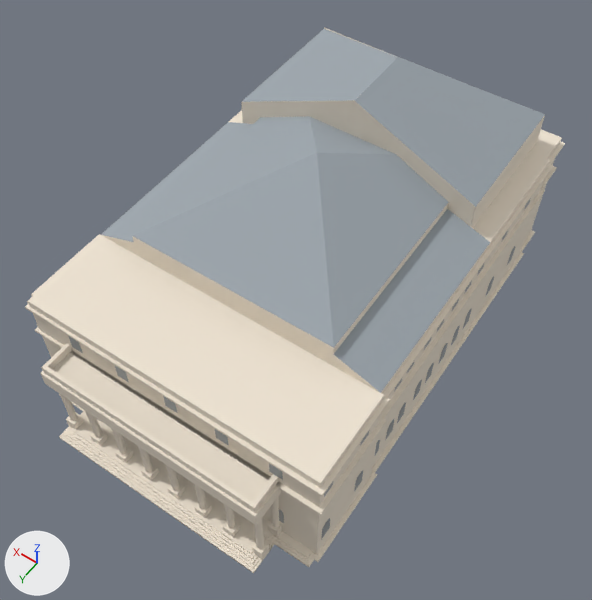
A saved change to the glTF model data/paris/modeles/ol/odeon.glb.
Rendered twice from a 50 mm lens placed at (-34.9, 51.4, 82.8), pointed at (-1.9, 5.1, 10.1). Lighting does not change. The marker at lower left points along +X, +Y and +Z. The older version comes first. Vertices at exactly the same position are counted once.

In view in the first picture: 'roof', 'stone', 'window'.
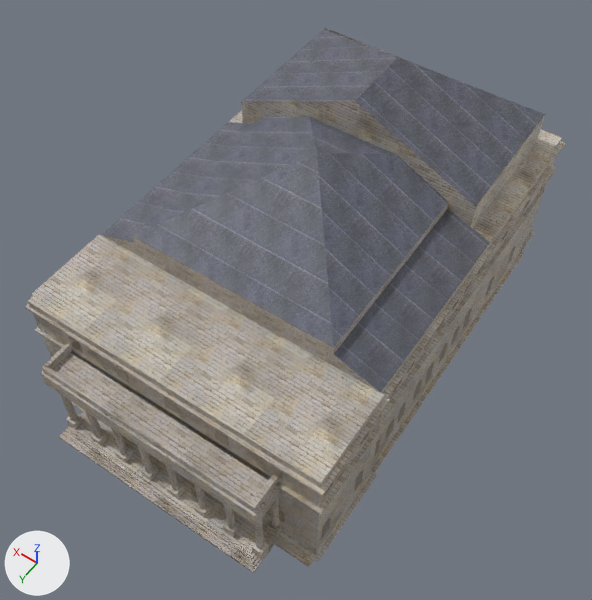
Where the newer file only moved an object's origin or applied its transform, the numbers keep the older frame.

Where the change shows, as pixel boxes (x1, y1, x2, y2) in the pictures (592 x 600 px; the box of a moved part takes in the faces that stretch with it):
'stone', surface changed (pale yellow to grey)
    both: (25, 27, 565, 573)
'roof', surface changed (darker)
    both: (101, 29, 545, 393)
'window', surface changed
    both: (68, 198, 531, 540)
part 1 of me_osm_outline_foundation, moved or reshaped
    both: (25, 38, 543, 515)
part 2 of me_way_338637739_roof, moved or reshaped
    both: (241, 29, 545, 207)

The change, as a list of edits to the scene's bpy script:
```text
Add img_window_orm_jpg:
    img_window_orm_jpg = load_image('window_orm.jpg', '_unpacked/window_orm.jpg', 512, 512, 'Non-Color')
Add img_window_c_jpg:
    img_window_c_jpg = load_image('window_c.jpg', '_unpacked/window_c.jpg', 512, 512, 'sRGB')
Add img_window_n_jpg:
    img_window_n_jpg = load_image('window_n.jpg', '_unpacked/window_n.jpg', 512, 512, 'Non-Color')
Add img_roof_c_jpg:
    img_roof_c_jpg = load_image('roof_c.jpg', '_unpacked/roof_c.jpg', 1024, 1024, 'sRGB')
Add img_roof_n_jpg:
    img_roof_n_jpg = load_image('roof_n.jpg', '_unpacked/roof_n.jpg', 512, 512, 'Non-Color')
Add img_roof_orm_jpg:
    img_roof_orm_jpg = load_image('roof_orm.jpg', '_unpacked/roof_orm.jpg', 512, 512, 'Non-Color')
Add img_stone_orm_jpg:
    img_stone_orm_jpg = load_image('stone_orm.jpg', '_unpacked/stone_orm.jpg', 512, 512, 'Non-Color')
Add img_stone_n_jpg:
    img_stone_n_jpg = load_image('stone_n.jpg', '_unpacked/stone_n.jpg', 512, 512, 'Non-Color')
Add img_stone_c_jpg:
    img_stone_c_jpg = load_image('stone_c.jpg', '_unpacked/stone_c.jpg', 1024, 1024, 'sRGB')
Change mat_stone:
    remove # nodes: BsdfPrincipled, OutputMaterial
    remove # colours: pale yellow #efe4d3
    nodes: BsdfPrincipled, Mix, NormalMap, OutputMaterial, SeparateColor, TexImage x3, VertexColor
    uses the picture img_stone_c_jpg
    uses the picture img_stone_n_jpg
    uses the picture img_stone_orm_jpg
Change mat_roof:
    remove # nodes: BsdfPrincipled, OutputMaterial
    remove # colours: grey #9da6ad
    nodes: BsdfPrincipled, Mix, NormalMap, OutputMaterial, SeparateColor, TexImage x3, VertexColor
    uses the picture img_roof_c_jpg
    uses the picture img_roof_n_jpg
    uses the picture img_roof_orm_jpg
Change mat_window:
    remove # nodes: BsdfPrincipled, OutputMaterial
    remove # colours: blue #64798a, brown #453e31
    nodes: BsdfPrincipled, Mix, NormalMap, OutputMaterial, SeparateColor, TexImage x3, VertexColor
    colours: brown #453e31, mixed with the vertex colours
    uses the picture img_window_c_jpg
    uses the picture img_window_n_jpg
    uses the picture img_window_orm_jpg
Change me_osm_outline_foundation:
    used by ob_stone; location = (0.0, 0.0, 0.0)
    remove me_osm_outline_foundation.from_pydata(...)  # 863 vertices, 1308 faces; spans x -18.9..18.6, y -29.8..30.3, z 0.0..28.0
    add me_osm_outline_foundation.from_pydata(...)  # 851 vertices, 1301 faces; spans x -18.9..18.6, y -29.8..30.3, z 0.0..28.0
    me_osm_outline_foundation part 1
    12 vertices are removed from x -17.8..17.4, y -17.6..26.2, z 0.0..28.0
    52 faces are deleted
    45 new faces join them
Change me_way_338637739_roof:
    used by ob_roof; location = (0.0, 0.0, 0.0)
    verts and faces of me_way_338637739_roof; kept vertices keep their numbers, new ones are numbered from 24
    before: 2 (0.6, -17.6, 28.0) at pixel (397, 57), 3 (0.4, -8.6, 28.0) at pixel (354, 100), 4 (0.6, -17.6, 28.0) at pixel (397, 57), 5 (-14.5, -26.9, 21.1) at pixel (545, 114), 6 (-14.9, -9.0, 21.0) at pixel (475, 206)
    before: 7 (0.6, -17.6, 28.0) at pixel (397, 57), 8 (15.6, -8.2, 21.1) at pixel (241, 101), 9 (16.0, -26.1, 21.0) at pixel (324, 28), 10 (0.4, -8.6, 28.0) at pixel (354, 100)
    remove me_way_338637739_roof.from_pydata(...)  # 24 vertices, 13 faces; spans x -17.8..17.8, y -26.9..14.5, z 17.0..28.0
    add me_way_338637739_roof.from_pydata(...)  # 23 vertices, 13 faces; spans x -17.8..17.8, y -26.9..14.5, z 17.0..28.0
    me_way_338637739_roof part 2
    add delete_vertices([7])  # with the faces that use them
    add delete_faces([(4, 6, 5), (3, 6, 4)])
    add faces += [(2, 6, 5), (2, 3, 6), (4, 9, 8), (4, 8, 10)]
```
